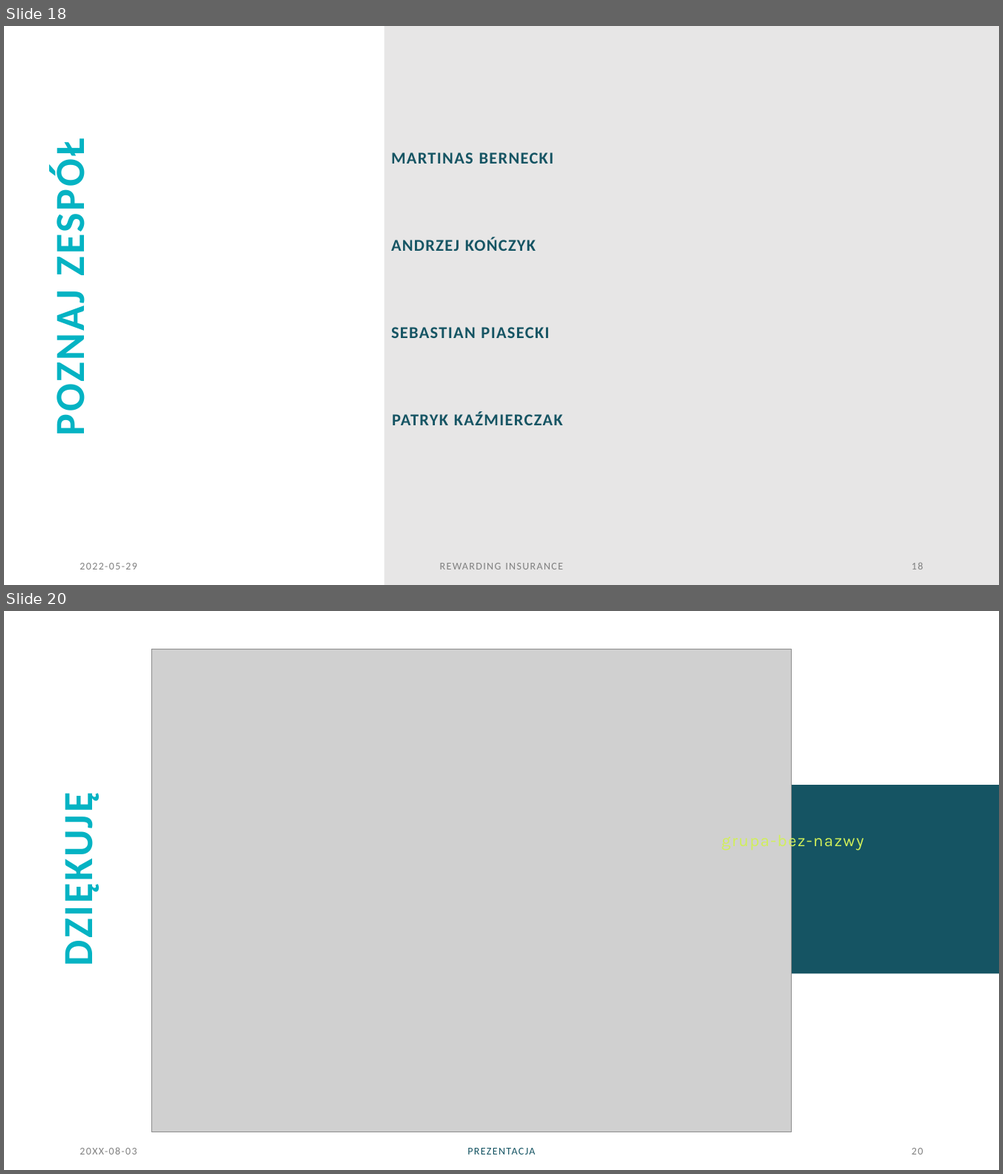
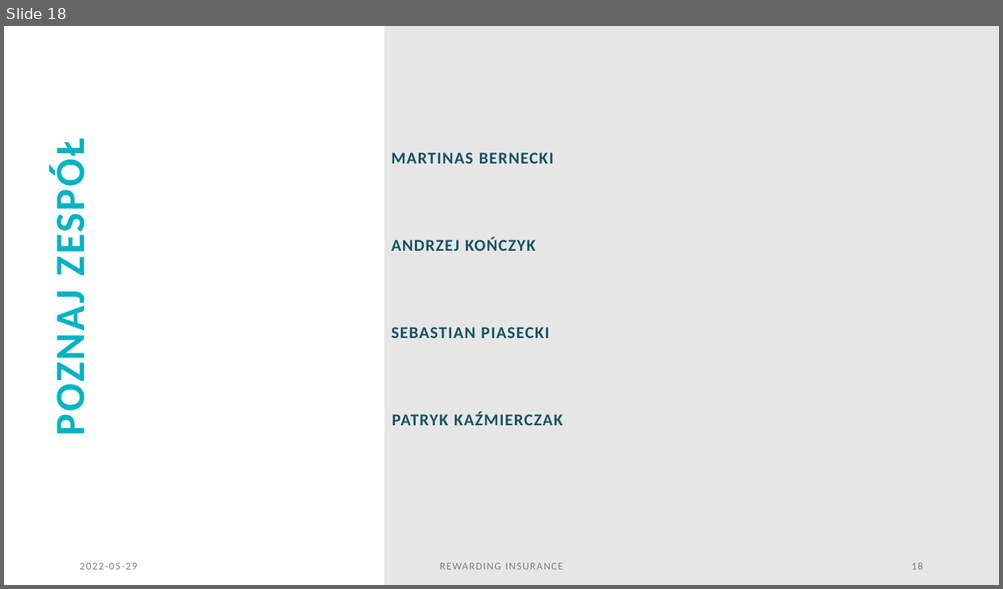
Before and after one commit to infoshareacademy/jdszr6-grupa-bez-nazwy, a slide deck: ML_project/rewarding Insurance 202205282249.pptx. Shown one above the other, each under a label of ours: slides 18 and 20 before the commit, slide 18 after it; the slides between them are not shown. The pictures are 1003x1174 and 1003x589 pixels, drawn with LibreOffice and Linux fonts; fonts in the diff are those of the drawing; grey boxes stand for pictures. Boxes give left, top, right and bottom in pixels: in the first picture for what was removed or moved away, otherwise in the second. Text is boxed around its words. In the diff, an @@ line names an element or a change of style, - is before the commit and + after.

```diff
--- a/ML_project/rewarding Insurance 202205282249.pptx
+++ b/ML_project/rewarding Insurance 202205282249.pptx
@@ slide 20 removed at (4, 611, 999, 1170), background #FFFFFF @@
@@ picture removed at (152, 649, 791, 1133) @@
@@ rectangle removed at (707, 785, 999, 974) @@
@@ title removed at (53, 817, 103, 962) @@
-DZIĘKUJĘ
@@ text removed at (721, 831, 863, 851) @@
-grupa-bez-nazwy
@@ text removed at (334, 1143, 669, 1159) @@
-PREZENTACJA
@@ text removed at (79, 1147, 136, 1155) @@
-20XX-08-03
@@ page number removed at (911, 1148, 923, 1155) @@
-20
```
Also in this commit, not shown: 4 slides changed, 1 slide added, 1 other slide removed.
